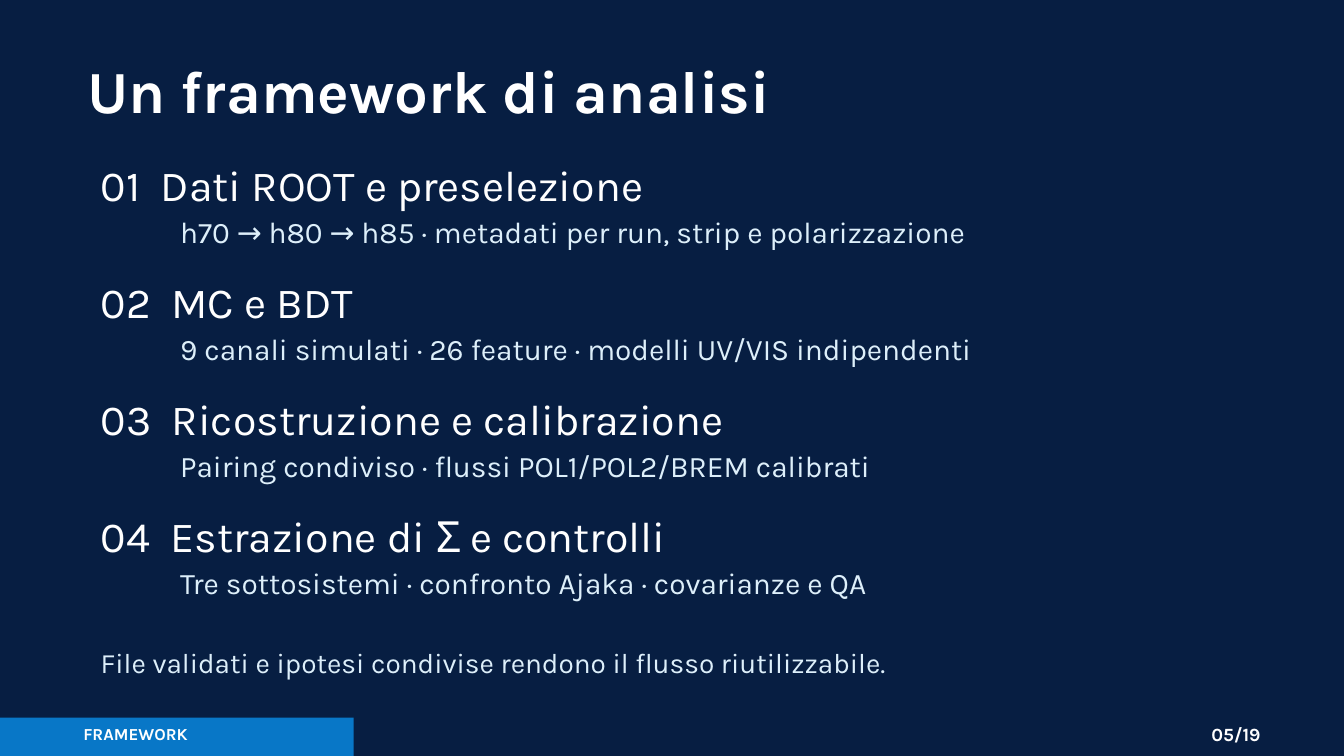
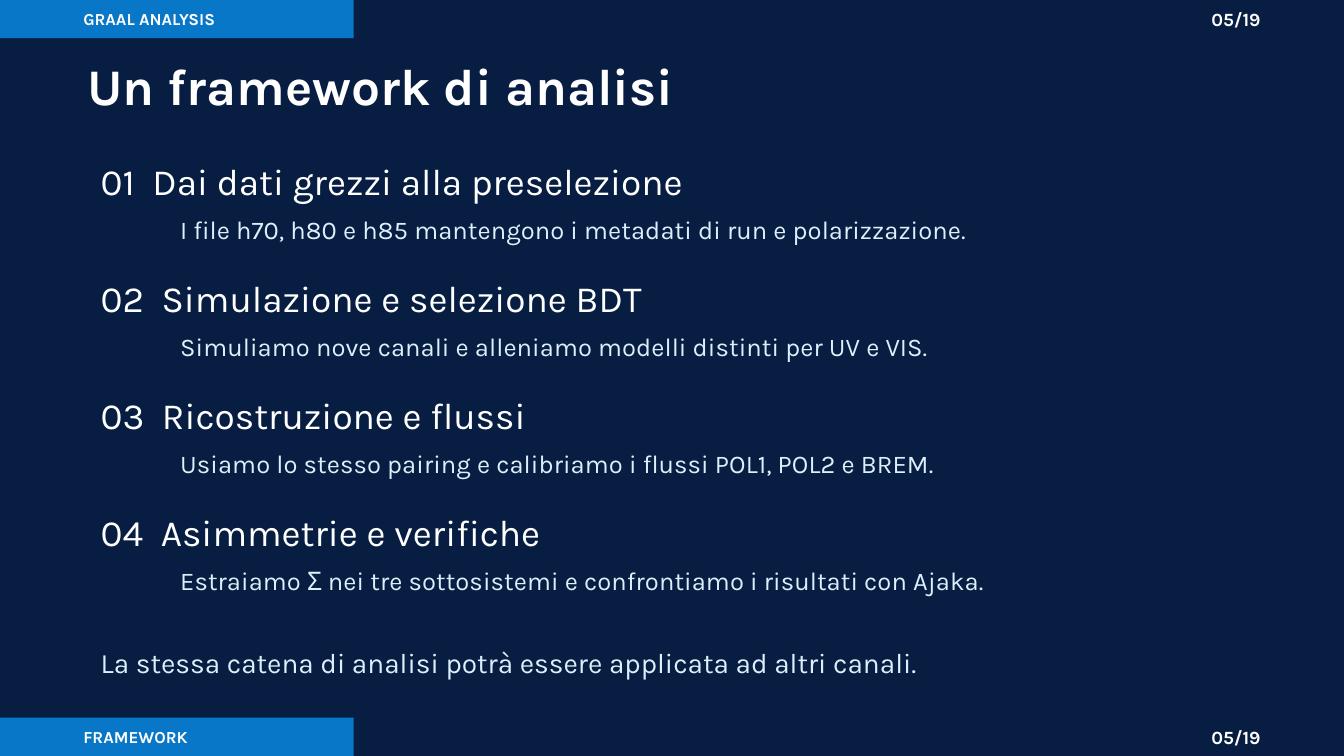
Before and after one commit to AntoninoFulci/GRAAL_Analysis, a slide deck: slide 5 of presentations/graal_analysis_framework_asimmetrie.pptx. Drawn at 1344x756 pixels with LibreOffice and Linux fonts; fonts in the diff are those of the drawing. Boxes give left, top, right and bottom in pixels: in the first picture for what was removed or moved away, otherwise in the second. Text is boxed around its words. In the diff, an @@ line names an element or a change of style, - is before the commit and + after.

Commit message:
docs: polish GRAAL presentation typography and copy

```diff
--- a/presentations/graal_analysis_framework_asimmetrie.pptx
+++ b/presentations/graal_analysis_framework_asimmetrie.pptx
@@ rectangle added at (0,0,353,38), fill #0877C7 @@
@@ text added at (83,14,215,26), 9 pt, text #FFFFFF, bold @@
+GRAAL ANALYSIS
@@ text added at (1211,12,1260,28), 10 pt, text #FFFFFF, bold @@
+05/19
@@ text "Un framework di analisi" at (87,68,673,106): size 32 to 27.5 pt @@
@@ text at (101,169,683,204): text changed; size 23 to 19.8 pt @@
-01 Dati ROOT e preselezione
+01 Dai dati grezzi alla preselezione
@@ text at (180,221,966,245): text changed; size 16 to 13.8 pt @@
-h70 → h80 → h85 · metadati per run, strip e polarizzazione
+I file h70, h80 e h85 mantengono i metadati di run e polarizzazione.
@@ text at (101,286,642,313): text changed; size 23 to 19.8 pt @@
-02 MC e BDT
+02 Simulazione e selezione BDT
@@ text at (180,338,928,362): text changed; size 16 to 13.8 pt @@
-9 canali simulati · 26 feature · modelli UV/VIS indipendenti
+Simuliamo nove canali e alleniamo modelli distinti per UV e VIS.
@@ text at (101,403,525,430): text changed; size 23 to 19.8 pt @@
-03 Ricostruzione e calibrazione
+03 Ricostruzione e flussi
@@ text at (180,455,934,479): text changed; size 16 to 13.8 pt @@
-Pairing condiviso · flussi POL1/POL2/BREM calibrati
+Usiamo lo stesso pairing e calibriamo i flussi POL1, POL2 e BREM.
@@ text at (101,520,540,547): text changed; size 23 to 19.8 pt @@
-04 Estrazione di Σ e controlli
+04 Asimmetrie e verifiche
@@ text at (180,571,983,596): text changed; size 16 to 13.8 pt @@
-Tre sottosistemi · confronto Ajaka · covarianze e QA
+Estraiamo Σ nei tre sottosistemi e confrontiamo i risultati con Ajaka.
@@ text at (101,651,916,679): text changed @@
-File validati e ipotesi condivise rendono il flusso riutilizzabile.
+La stessa catena di analisi potrà essere applicata ad altri canali.
@@ rectangle added at (0,718,1344,755), fill #071E42 @@
@@ text "FRAMEWORK" at (83,732,187,743): vertical alignment top to middle @@
@@ text "05/19" at (1211,730,1260,746): vertical alignment top to middle @@
```
Also in this commit, not shown: 18 other slides changed, 2 other files.
